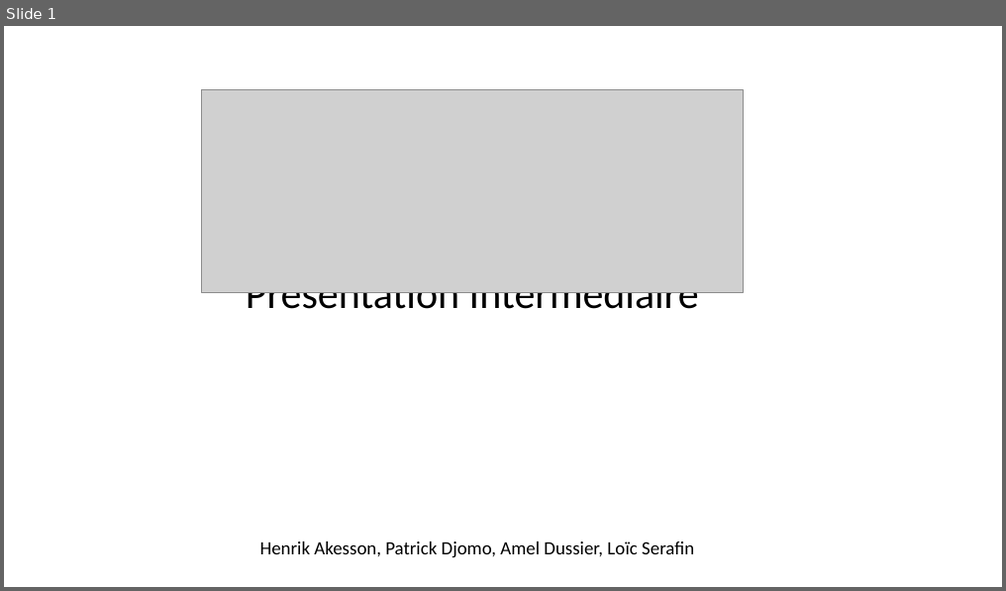
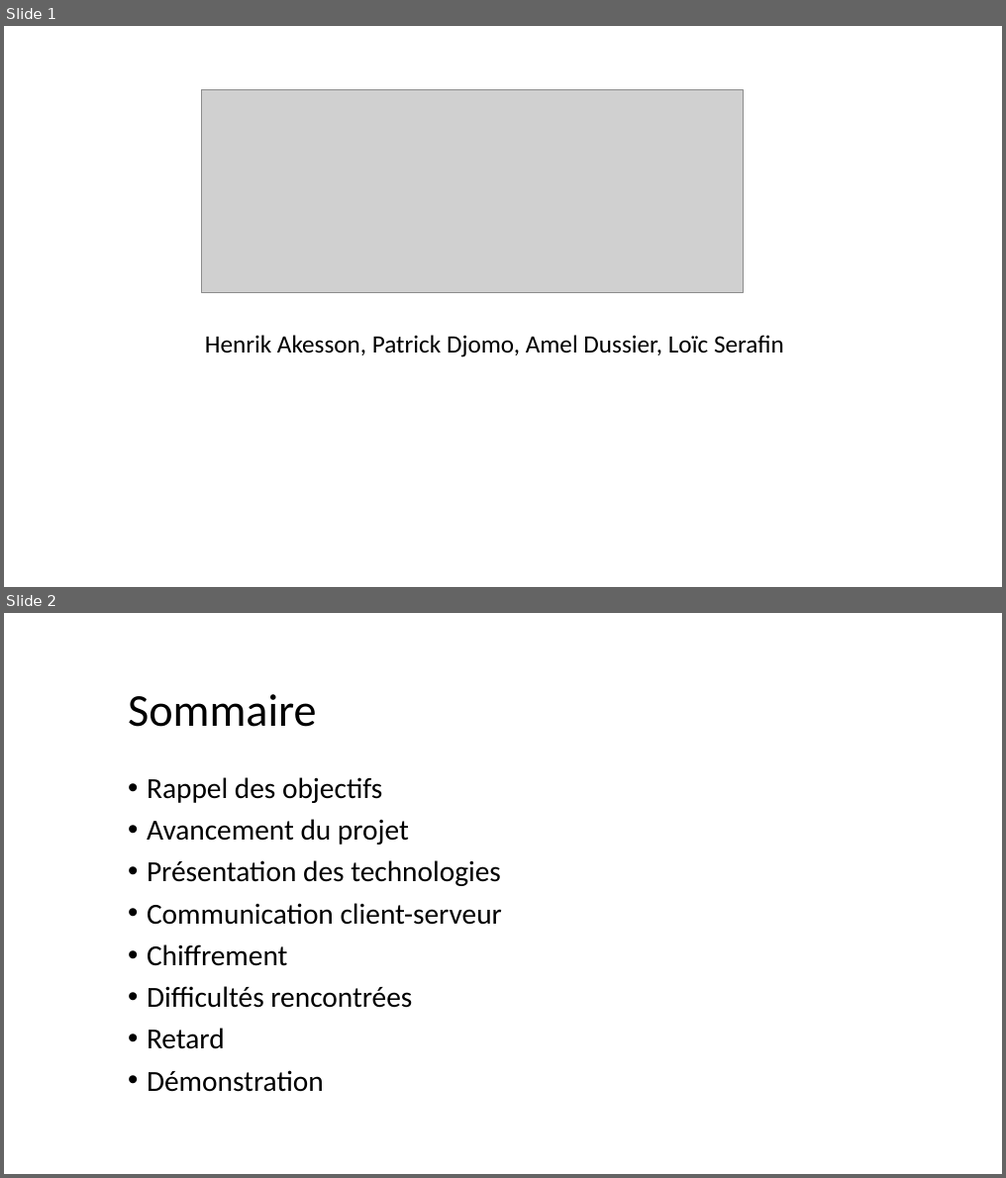
Before and after one commit to pikkle/chaton, a slide deck: docs/presentation_intermediaire.pptx. Shown one above the other, each under a label of ours: slide 1 before the commit, slides 1 and 2 after it. The pictures are 1006x591 and 1006x1178 pixels, drawn with LibreOffice and Linux fonts; fonts in the diff are those of the drawing; grey boxes stand for pictures. Boxes give left, top, right and bottom in pixels: in the first picture for what was removed or moved away, otherwise in the second. Text is boxed around its words. In the diff, an @@ line names an element or a change of style, - is before the commit and + after.

```diff
--- a/docs/presentation_intermediaire.pptx
+++ b/docs/presentation_intermediaire.pptx
@@ slide 2 added at (x1=4, y1=613, x2=1002, y2=1174), background #FFFFFF @@
@@ title added at (x1=128, y1=694, x2=316, y2=727), 44 pt, text #000000 @@
+Sommaire
@@ text added at (x1=147, y1=777, x2=502, y2=1092), 28 pt, text #000000 @@
+• Rappel des objectifs
+• Avancement du projet
+• Présentation des technologies
+• Communication client-serveur
+• Chiffrement
+• Difficultés rencontrées
+• Retard
+• Démonstration
@@ slide 1 changed as well @@
@@ text removed at (x1=246, y1=292, x2=699, y2=319) @@
-Présentation Intermédiaire
@@ text "Henrik Akesson, Patrick Djomo, Amel ..." moved from (x1=260, y1=542, x2=694, y2=559) to (x1=205, y1=335, x2=784, y2=358) @@
@@ text "Henrik Akesson, Patrick Djomo, Amel ..." at (x1=205, y1=335, x2=784, y2=358): size 18 to 24 pt @@
```
Also in this commit, not shown: 6 other slides changed, 4 other slides added, 6 other files.
